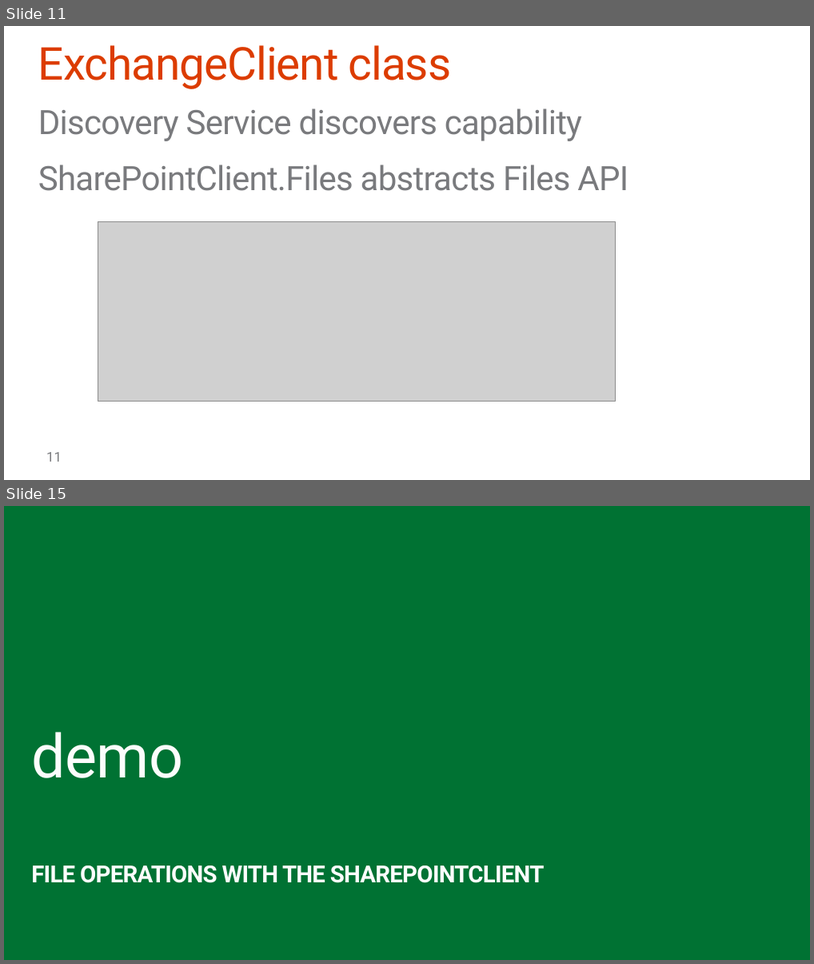
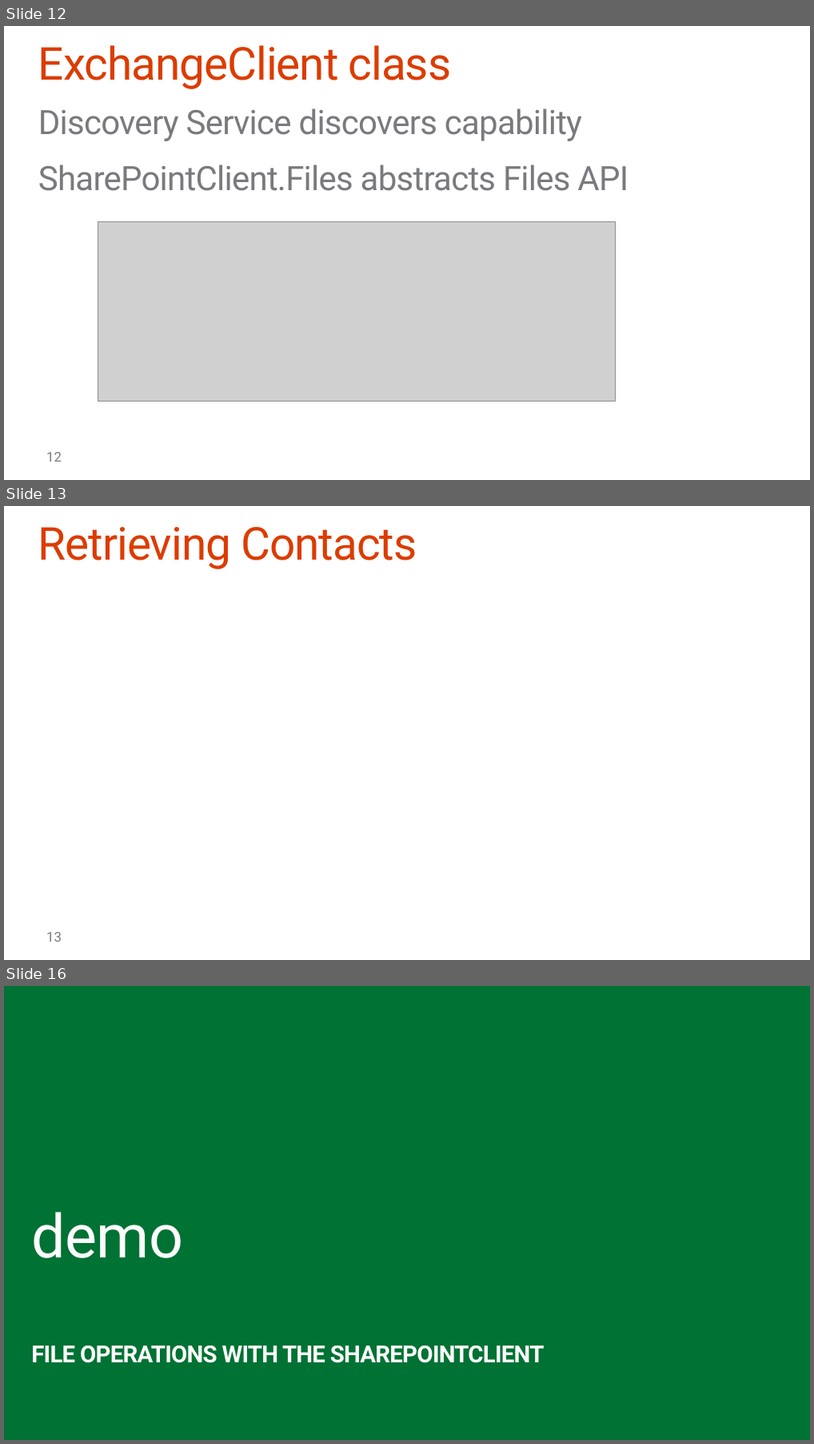
Before and after one commit to OfficeDev/TrainingContent, a slide deck: O3653-2 Deep Dive into Office 365 APIs for Calendar, Mail, and Contacts/O3653-2 Deep Dive into Office 365 APIs for Calendar, Mail, and Contacts.pptx. Shown one above the other, each under a label of ours: slides 11 and 15 before the commit, slides 12, 13 and 16 after it; the slides between them are not shown. The pictures are 814x964 and 814x1444 pixels, drawn with LibreOffice and Linux fonts; fonts in the diff are those of the drawing; grey boxes stand for pictures; background and template pictures are left out. Boxes give left, top, right and bottom in pixels: in the first picture for what was removed or moved away, otherwise in the second. Text is boxed around its words. In the diff, an @@ line names an element or a change of style, - is before the commit and + after.

```diff
--- a/O3653-2 Deep Dive into Office 365 APIs for Calendar, Mail, and Contacts/O3653-2 Deep Dive into Office 365 APIs for Calendar, Mail, and Contacts.pptx
+++ b/O3653-2 Deep Dive into Office 365 APIs for Calendar, Mail, and Contacts/O3653-2 Deep Dive into Office 365 APIs for Calendar, Mail, and Contacts.pptx
@@ slide 13 added at <box>4,506,810,960</box>, background #FFFFFF @@
@@ title added at <box>38,527,417,569</box>, 54 pt, text #DC3C00 @@
+Retrieving Contacts
@@ page number added at <box>46,932,62,941</box>, 16 pt, text #797A7D @@
+13
@@ what was slide 11 is now slide 12 @@
@@ page number at <box>46,452,62,461</box>: text changed @@
-11
+12
@@ what was slide 15 is now slide 16 @@
```
Also in this commit, not shown: 3 slides changed, 3 other slides added, 3 slides removed.
